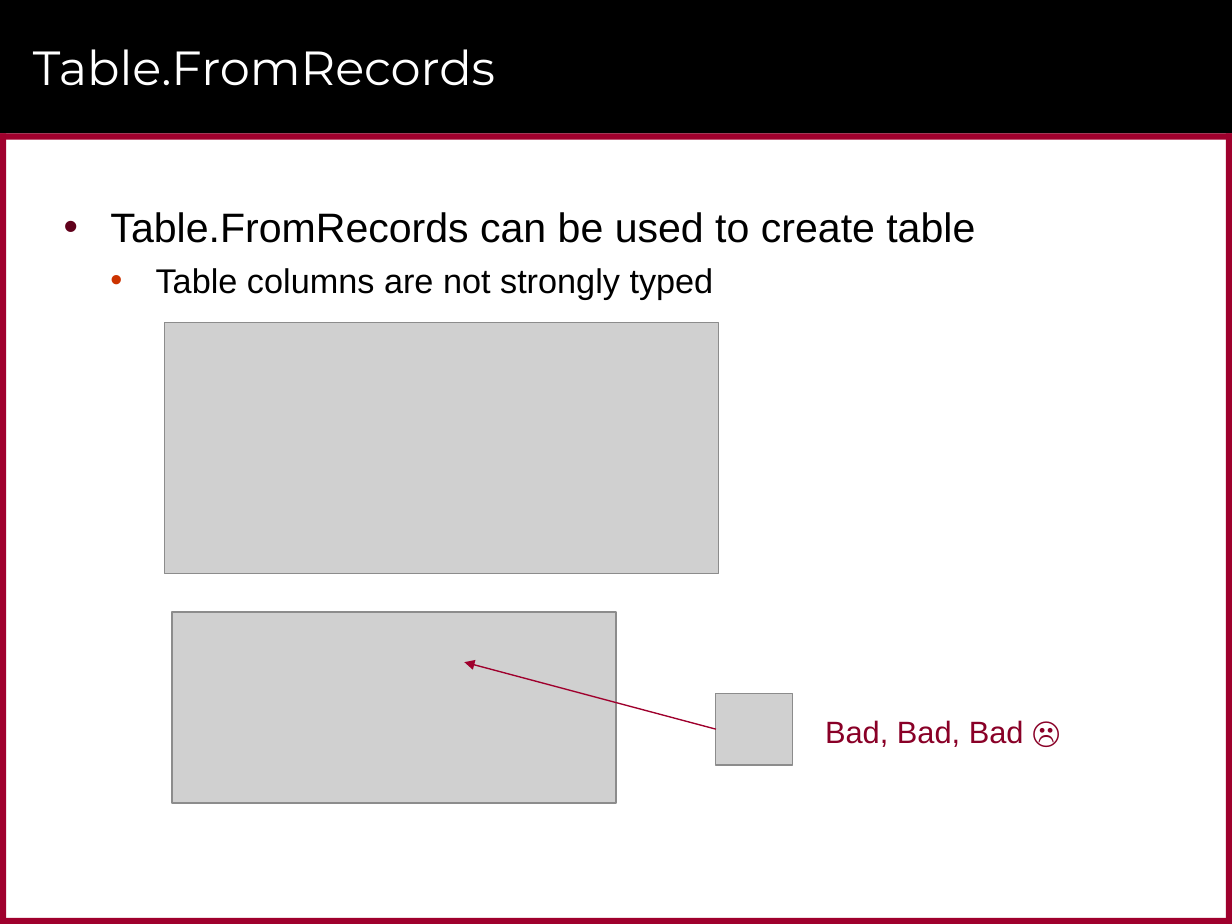
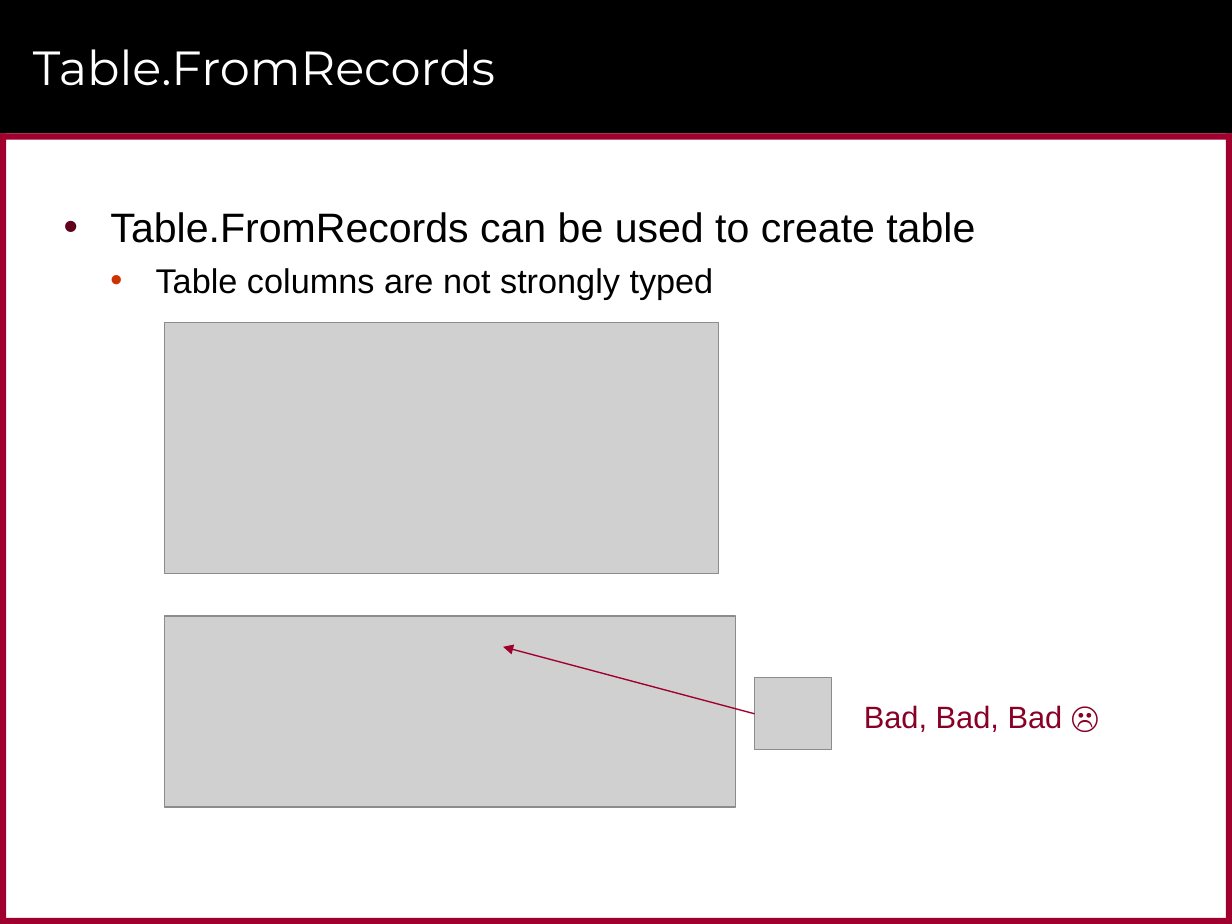
Before and after one commit to CriticalPathTraining/Intro2M, a slide deck: slide 29 of Advanced Query Design.pptx (slide 28 before the commit). Drawn at 1232x924 pixels with LibreOffice and Linux fonts; fonts in the diff are those of the drawing; grey boxes stand for pictures; background and template pictures are left out. Boxes give left, top, right and bottom in pixels: in the first picture for what was removed or moved away, otherwise in the second. Text is boxed around its words. In the diff, an @@ line names an element or a change of style, - is before the commit and + after.

```diff
--- a/Advanced Query Design.pptx
+++ b/Advanced Query Design.pptx
@@ picture: place and size @@
-picture at (172, 612, 616, 803)
+picture at (164, 616, 736, 807)
@@ 1 picture, 1 text, 1 arrow: place and size @@
-1 picture, 1 text, 1 arrow at (464, 663, 1024, 765)
+1 picture, 1 text, 1 arrow at (503, 647, 1063, 749)
```
Also in this commit, not shown: 11 other slides changed, 2 slides added, 4 other files.
